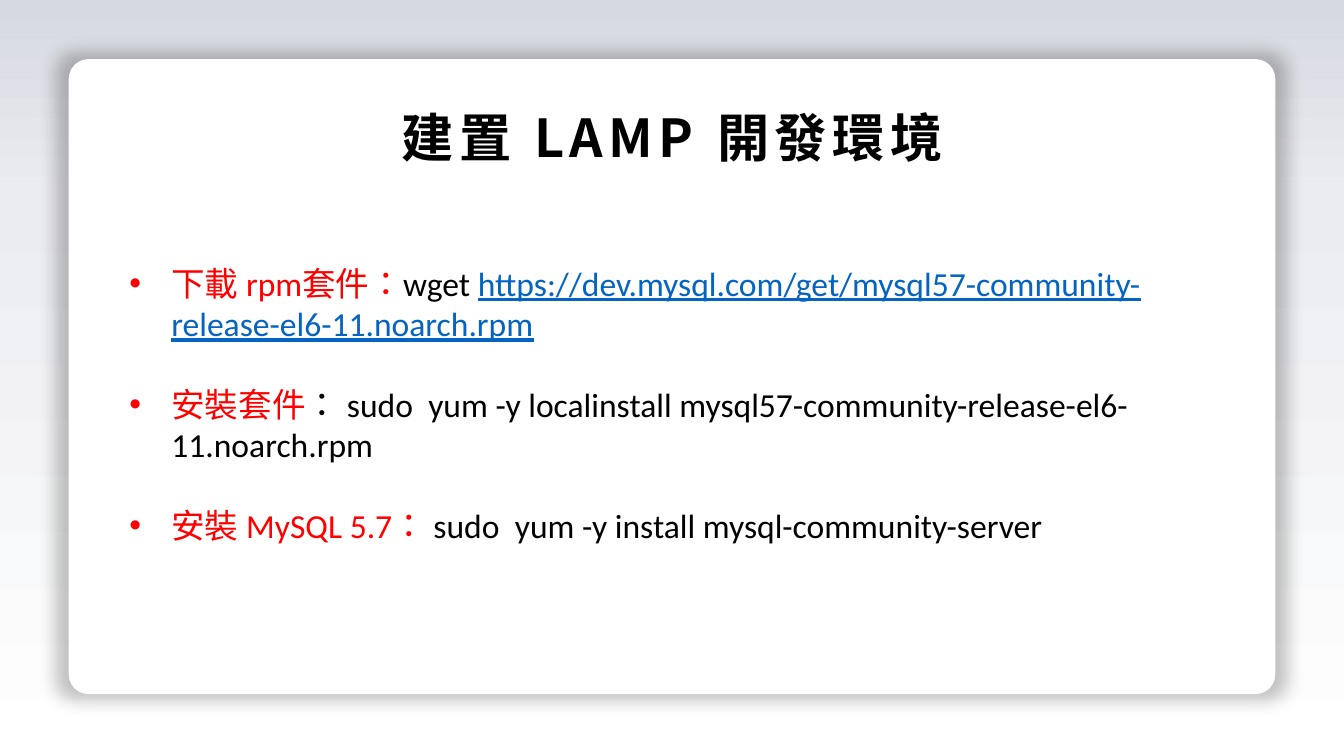
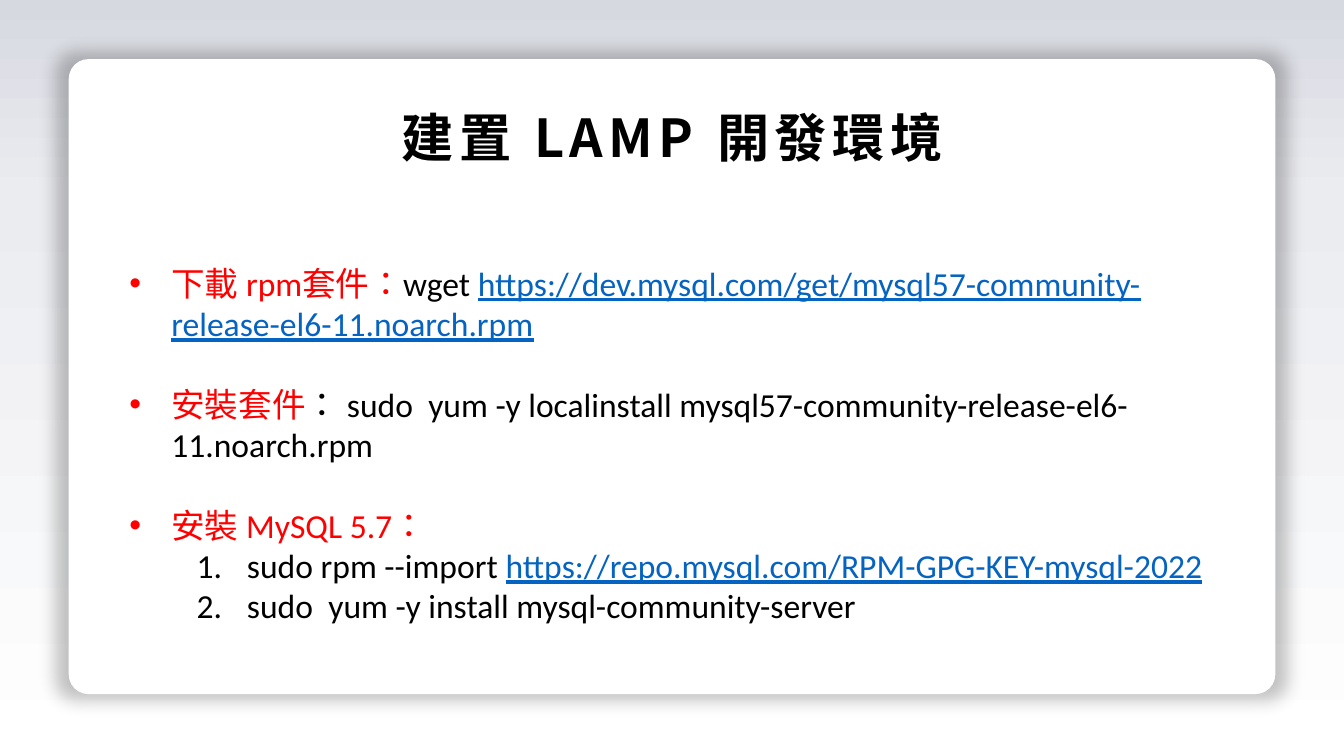
Before and after one commit to qqjameqq1/17learn-aws, a slide deck: slide 6 of 章節 4 - 網站架設/建置 LAMP 開發環境/建置 LAMP 開發環境.pptx. Drawn at 1344x756 pixels with LibreOffice and Linux fonts; fonts in the diff are those of the drawing. Boxes give left, top, right and bottom in pixels: in the first picture for what was removed or moved away, otherwise in the second. Text is boxed around its words. In the diff, an @@ line names an element or a change of style, - is before the commit and + after.

Commit message:
更新安裝 MySQL 5.7 語法

```diff
--- a/章節 4 - 網站架設/建置 LAMP 開發環境/建置 LAMP 開發環境.pptx
+++ b/章節 4 - 網站架設/建置 LAMP 開發環境/建置 LAMP 開發環境.pptx
@@ text at box(171, 509, 1202, 624): text changed @@
-• 安裝 MySQL 5.7： sudo yum -y install mysql-community-server
+• 安裝 MySQL 5.7：
+  1. sudo rpm --import https://repo.mysql.com/RPM-GPG-KEY-mysql-2022
+  2. sudo yum -y install mysql-community-server
```
